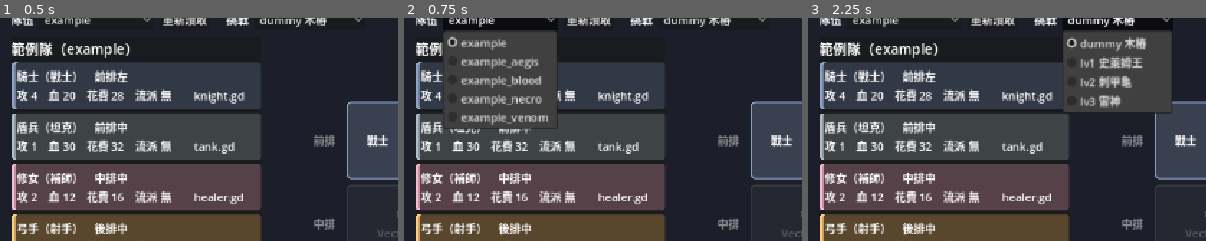
Above: before the commit, frames 1-3 (left to right).
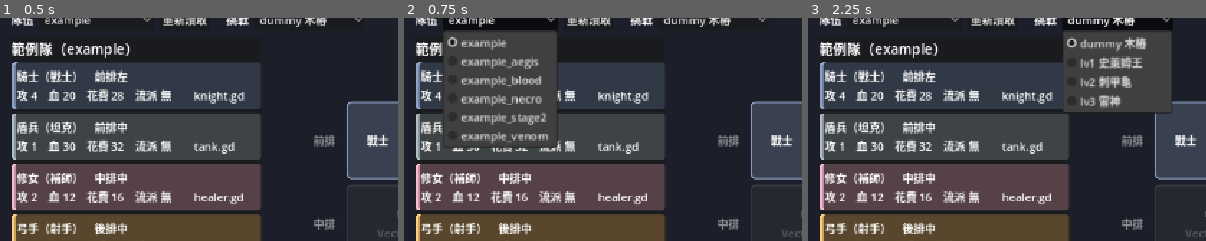
Above: after the commit, the same moments.

Repository: AlusIsing/course-1151-5
Game: Godot game, scene res://framework/preview/team_preview.tscn
Two runs of this game, one before a commit and one after it. Both use one fixed random seed, a clock stepped at 60 frames per second and the inputs below.
Inputs:
- Up to frame 1 (0.5 s): no input
- Up to frame 2 (0.75 s): click "example" at 0.5 s
- Up to frame 3 (2.25 s): click "重新讀取" at 1.25 s; click "dummy 木樁" at 2 s
The pictures show only the part of the screen within x 0-50%, y 3-53%; the shares and areas given below are measured in that part.

Frame 1 is identical in both runs. In frame 2, 1.6% of the frame differs, in the area x 9-39%, y 42-59%; in frame 3, nothing differs.

Commit message:
feat: 新增階段 2 範例隊伍 example_stage2，補完 README 法師範例的 _init()
- teams/example_stage2：盾兵 + 四個補刀弓手，只用 deal_damage() 就打得贏 Lv2
- README 階段 3 的法師範例補上完整 _init()，照貼就能用
- boss_check 預設也檢查 example_stage2

Co-Authored-By: Claude Opus 5.5 <noreply@anthropic.com>

Diff:
--- /dev/null
+++ b/teams/example_stage2/archer.gd
@@ -0,0 +1,17 @@
+extends Archer
+## 補刀弓手（射手）：普攻只有 1 點，攻擊之後再用技能補 3 點傷害。
+## 技能傷害不會被刺甲龜反彈，每回合回 3 能量剛好夠用一次。
+## 花費 = 14 + 2 × 1 = 16 點
+
+
+func _init() -> void:
+	unit_name = "補刀弓手"
+	max_hp = 14
+	attack = 1
+	color = Color("#ffcc80")
+	grid_position = Vector2i(1, 1)   # 中排中
+
+
+func on_attack(target: Unit) -> void:
+	if target.is_alive():
+		deal_damage(target, 3)
--- /dev/null
+++ b/teams/example_stage2/archer_back.gd
@@ -0,0 +1,7 @@
+extends "archer.gd"
+## 和 archer.gd 一樣，只改站位。
+
+
+func _init() -> void:
+	super()                          # 先用 archer.gd 的設定
+	grid_position = Vector2i(1, 2)   # 後排中
--- /dev/null
+++ b/teams/example_stage2/archer_left.gd
@@ -0,0 +1,7 @@
+extends "archer.gd"
+## 和 archer.gd 一樣，只改站位。
+
+
+func _init() -> void:
+	super()                          # 先用 archer.gd 的設定
+	grid_position = Vector2i(0, 1)   # 中排左
--- /dev/null
+++ b/teams/example_stage2/archer_right.gd
@@ -0,0 +1,7 @@
+extends "archer.gd"
+## 和 archer.gd 一樣，只改站位。
+
+
+func _init() -> void:
+	super()                          # 先用 archer.gd 的設定
+	grid_position = Vector2i(2, 1)   # 中排右
--- /dev/null
+++ b/teams/example_stage2/tank.gd
@@ -0,0 +1,12 @@
+extends Tank
+## 盾兵（坦克）：站前排中間擋 Boss，替旁邊的弓手分擔傷害。
+## attack 設 0：普攻打不痛，刺甲龜也反彈不了。
+## 花費 = 30 + 2 × 0 = 30 點
+
+
+func _init() -> void:
+	unit_name = "盾兵"
+	max_hp = 30
+	attack = 0
+	color = Color("#b0bec5")
+	grid_position = Vector2i(1, 0)   # 前排中
--- /dev/null
+++ b/teams/example_stage2/team.gd
@@ -0,0 +1,16 @@
+extends Team
+## 階段 2 範例隊伍：只用 deal_damage() 一招，就打得贏 Lv2 刺甲龜。
+## 卡關的話可以整個資料夾複製過去，改成自己的 GitHub 帳號再慢慢改。
+## 花費 = 30 + 4 × 16 = 94 點
+
+
+func _init() -> void:
+	team_name = "補刀隊"
+	github = "example_stage2"
+	members = [
+		preload("tank.gd"),
+		preload("archer.gd"),
+		preload("archer_left.gd"),
+		preload("archer_right.gd"),
+		preload("archer_back.gd"),
+	]
--- a/tools/boss_check.gd
+++ b/tools/boss_check.gd
@@ -9,7 +9,7 @@
 ## 印出每隻 Boss 被純數值隊伍打贏的比例、打贏的組法，以及有技能的隊伍的戰績。
 
 const ROLES: Array[String] = ["Warrior", "Tank", "Archer", "Mage", "Healer", "Assassin"]
-const DEFAULT_TEAMS: Array[String] = ["example", "example_venom", "example_aegis", "example_blood", "example_necro"]
+const DEFAULT_TEAMS: Array[String] = ["example", "example_stage2", "example_venom", "example_aegis", "example_blood", "example_necro"]
 const DEFAULT_RANDOM := 1000
 const SHOW_WINNERS := 3
 
Not shown, added: teams/example_stage2/archer.gd.uid
Not shown, added: teams/example_stage2/archer_back.gd.uid
Not shown, added: teams/example_stage2/archer_left.gd.uid
Not shown, added: teams/example_stage2/archer_right.gd.uid
Not shown, added: teams/example_stage2/tank.gd.uid
Not shown, added: teams/example_stage2/team.gd.uid
Not shown, changed: .agents/skills/autobattler/SKILL.md
Not shown, changed: README.md
